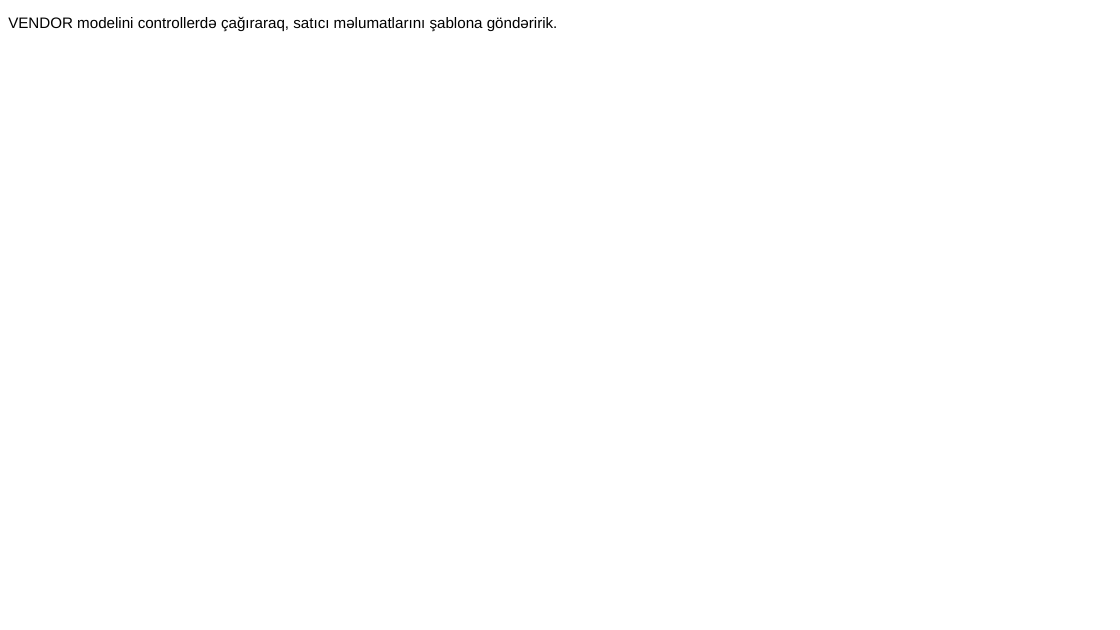
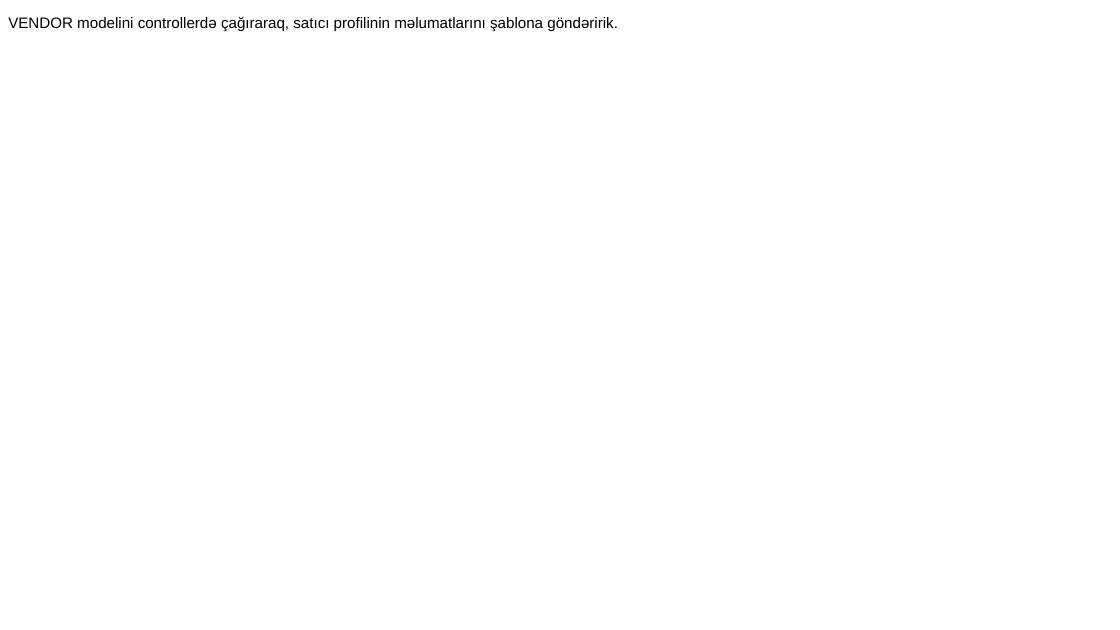
Before and after one commit to codeurient/Vendor-E-commerce, a slide deck: slide 16 of .lessons/59 Vendor Product And Related Features/1 Vendor Profile- working with vendor profile (part - 1)/1.pptx. Drawn at 1120x630 pixels with LibreOffice and Linux fonts; fonts in the diff are those of the drawing; background and template pictures are left out. Boxes give left, top, right and bottom in pixels: in the first picture for what was removed or moved away, otherwise in the second. Text is boxed around its words. In the diff, an @@ line names an element or a change of style, - is before the commit and + after.

```diff
--- a/.lessons/59 Vendor Product And Related Features/1 Vendor Profile- working with vendor profile (part - 1)/1.pptx
+++ b/.lessons/59 Vendor Product And Related Features/1 Vendor Profile- working with vendor profile (part - 1)/1.pptx
@@ text at [8, 17, 618, 32]: text changed @@
-VENDOR modelini controllerdə çağıraraq, satıcı məlumatlarını şablona göndəririk.
+VENDOR modelini controllerdə çağıraraq, satıcı profilinin məlumatlarını şablona göndəririk.
```
Also in this commit, not shown: 2 other slides changed, 22 other files.
